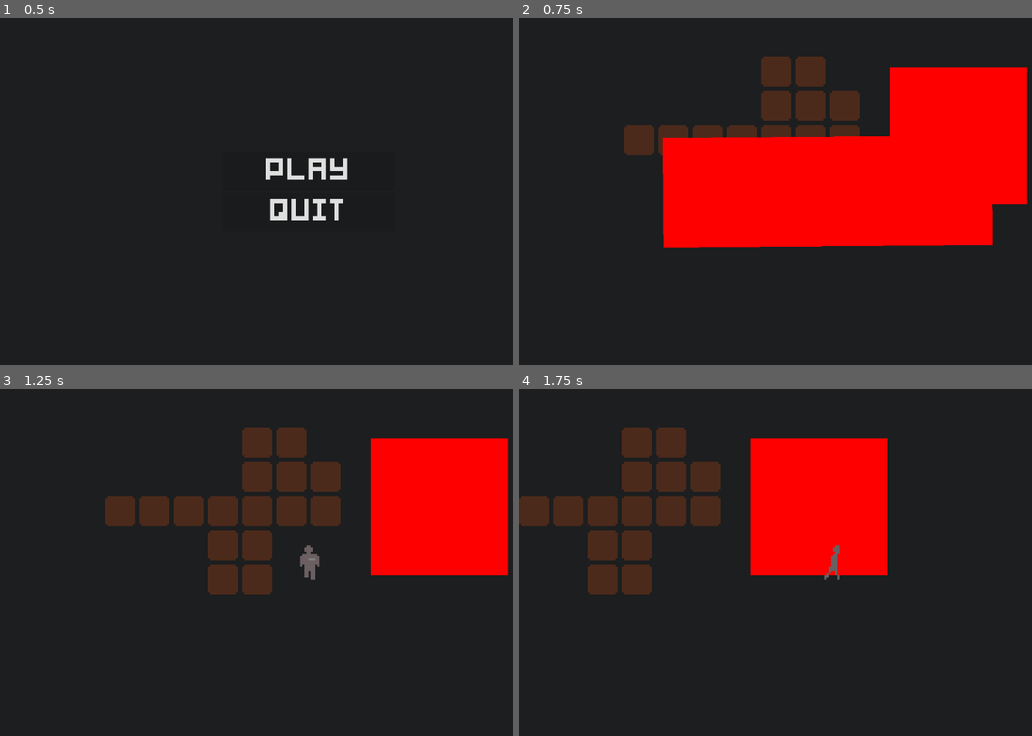
Above: before the commit, frames 1-4 (two rows, left to right).
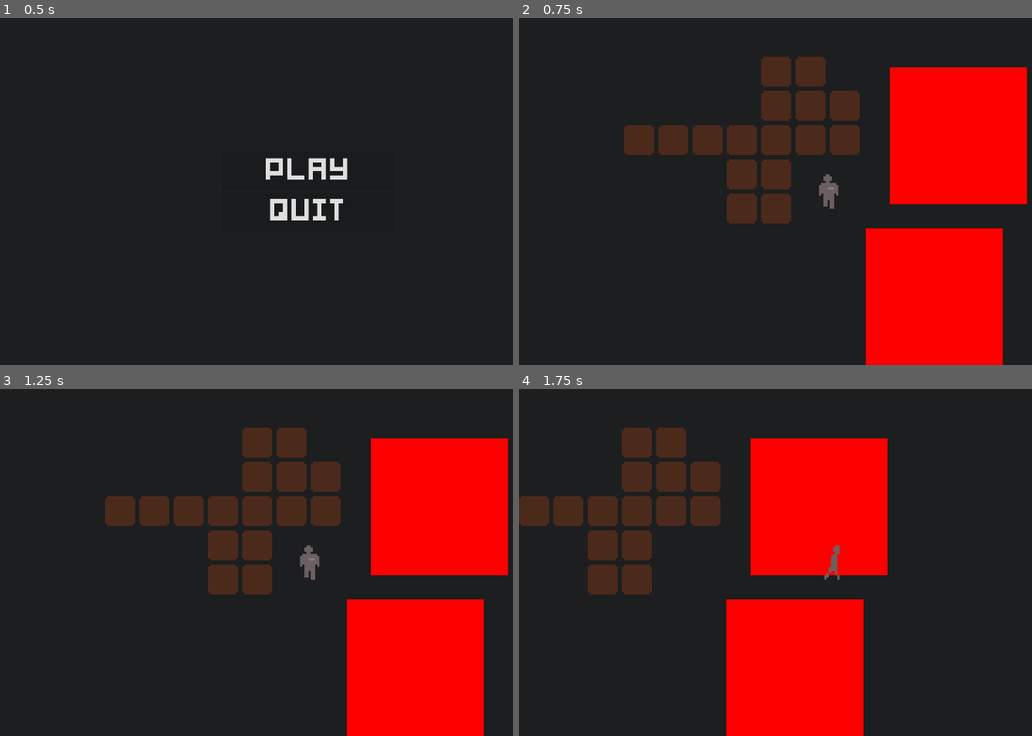
Above: after the commit, the same moments.

Repository: impstudio2024/gwj74
Game: Godot game, scene res://scenes/mainmenu.tscn
Two runs of this game, one before a commit and one after it. Both use one fixed random seed, a clock stepped at 60 frames per second and the inputs below. The engine's default icon, where the game draws it, is replaced by a stand-in: a white triangle on a blue panel in a dark square.
Inputs:
- Up to frame 1 (0.5 s): no input
- Up to frame 2 (0.75 s): click "PLAY" at 0.5 s
- Up to frame 3 (1.25 s): no input
- Up to frame 4 (1.75 s): tap Enter (ui_accept) at 1.25, 1.52, 1.55 s; hold D (move_right) from 1.28 s (still down); tap E (interact) at 1.35 s

Frame 1 is identical in both runs. In frame 2, 25% of the frame differs, in the area x 28-95%, y 34-100%; in frame 3, 11%; in frame 4, 11%.

Commit message:
bed scene + day counter

Diff:
--- a/godotwildjam2024_2dtopdownhorror/assets/sprites/floors.tres
+++ b/godotwildjam2024_2dtopdownhorror/assets/sprites/floors.tres
@@ -294,34 +294,24 @@
 18:0/0/y_sort_origin = -32
 9:17/0 = 0
 9:17/0/y_sort_origin = -32
-9:17/0/terrain = 9
 8:17/0 = 0
 8:17/0/y_sort_origin = -32
-8:17/0/terrain = 8
 7:17/0 = 0
 7:17/0/y_sort_origin = -32
-7:17/0/terrain = 7
 6:17/0 = 0
 6:17/0/y_sort_origin = -32
-6:17/0/terrain = 6
 5:17/0 = 0
 5:17/0/y_sort_origin = -32
-5:17/0/terrain = 5
 4:17/0 = 0
 4:17/0/y_sort_origin = -32
-4:17/0/terrain = 4
 3:17/0 = 0
 3:17/0/y_sort_origin = -32
-3:17/0/terrain = 3
 2:17/0 = 0
 2:17/0/y_sort_origin = -32
-2:17/0/terrain = 2
 1:17/0 = 0
 1:17/0/y_sort_origin = -32
-1:17/0/terrain = 1
 0:17/0 = 0
 0:17/0/y_sort_origin = -32
-0:17/0/terrain = 0
 4:15/0 = 0
 4:15/0/y_sort_origin = -32
 3:15/0 = 0
--- a/godotwildjam2024_2dtopdownhorror/scenes/computer_scene.tscn
+++ b/godotwildjam2024_2dtopdownhorror/scenes/computer_scene.tscn
@@ -19,6 +19,8 @@
 }]
 
 [node name="ComputerScene" type="TextureRect"]
+modulate = Color(1, 1, 1, 0)
+z_index = 2
 offset_left = -84.0
 offset_top = -46.0
 offset_right = 588.0
--- /dev/null
+++ b/godotwildjam2024_2dtopdownhorror/scenes/interactible_objects/bed.gd
@@ -0,0 +1,7 @@
+extends InteractableObject
+
+
+func interact():
+	if len(get_parent().get_node("PlayerCamera").get_children()) == 1:
+		Global.day_counter += 1
+		get_parent().get_node("PlayerCamera").black_screen()
--- /dev/null
+++ b/godotwildjam2024_2dtopdownhorror/scenes/interactible_objects/bed.tscn
@@ -0,0 +1,18 @@
+[gd_scene load_steps=4 format=3 uid="uid://bsc4kh6wml84b"]
+
+[ext_resource type="Script" path="res://scenes/interactible_objects/bed.gd" id="1_dqyb3"]
+[ext_resource type="Texture2D" uid="uid://dhyw0poqknwnp" path="res://sprites/test_sprites/transparency_check.png" id="2_ew1fa"]
+
+[sub_resource type="RectangleShape2D" id="RectangleShape2D_n68et"]
+size = Vector2(64, 63)
+
+[node name="Bed" type="Area2D"]
+script = ExtResource("1_dqyb3")
+
+[node name="CollisionShape2D" type="CollisionShape2D" parent="."]
+position = Vector2(34, 31.5)
+shape = SubResource("RectangleShape2D_n68et")
+
+[node name="TransparencyCheck" type="Sprite2D" parent="."]
+position = Vector2(34, 31)
+texture = ExtResource("2_ew1fa")
--- a/godotwildjam2024_2dtopdownhorror/scenes/minigames/gearshifting (not working)/clock_gearshifting.tscn
+++ b/godotwildjam2024_2dtopdownhorror/scenes/minigames/gearshifting (not working)/clock_gearshifting.tscn
@@ -2,6 +2,7 @@
 
 [node name="ClockGearshifting (not working)" type="Control"]
 layout_mode = 3
+anchors_preset = 0
 offset_left = -288.0
 offset_top = -162.0
 offset_right = 864.0
--- a/godotwildjam2024_2dtopdownhorror/scenes/player_camera.tscn
+++ b/godotwildjam2024_2dtopdownhorror/scenes/player_camera.tscn
@@ -1,7 +1,6 @@
-[gd_scene load_steps=3 format=3 uid="uid://f8ud243oy7i6"]
+[gd_scene load_steps=2 format=3 uid="uid://f8ud243oy7i6"]
 
 [ext_resource type="Script" path="res://scripts/player_camera.gd" id="1_8l7kn"]
-[ext_resource type="PackedScene" uid="uid://bs4s6ap5pcobm" path="res://scenes/minigames/balance_game/balance_game.tscn" id="2_scag8"]
 
 [node name="PlayerCamera" type="Camera2D"]
 top_level = true
@@ -10,4 +9,10 @@
 zoom = Vector2(4, 4)
 script = ExtResource("1_8l7kn")
 
-[node name="BalanceGame" parent="." instance=ExtResource("2_scag8")]
+[node name="ColorRect" type="ColorRect" parent="."]
+modulate = Color(0, 0, 0, 0)
+z_index = 1
+offset_left = -200.0
+offset_top = -115.0
+offset_right = 200.0
+offset_bottom = 120.0
--- a/godotwildjam2024_2dtopdownhorror/scenes/polygon_level.tscn
+++ b/godotwildjam2024_2dtopdownhorror/scenes/polygon_level.tscn
@@ -7,6 +7,7 @@
 [ext_resource type="TileSet" uid="uid://dlgnrl6b7g771" path="res://assets/sprites/walls_interior.tres" id="5_6d0ax"]
 [ext_resource type="TileSet" uid="uid://8372su7gbrs0" path="res://assets/sprites/exteriors.tres" id="5_ro27s"]
 [ext_resource type="TileSet" uid="uid://cxh156pco5kjh" path="res://assets/sprites/floors.tres" id="6_3mltu"]
+[ext_resource type="PackedScene" uid="uid://bsc4kh6wml84b" path="res://scenes/interactible_objects/bed.tscn" id="8_34lk6"]
 
 [node name="PolygonLevel" type="Node2D"]
 y_sort_enabled = true
@@ -38,3 +39,6 @@
 y_sort_enabled = true
 tile_map_data = PackedByteArray("AABA/6b/AQADAAsAAABB/6b/AQADAAwAAABB/6f/AQADAAwAAABA/6f/AQADAAsAAAA//6f/AQADAAwAAAA//6 …(2480 unchanged characters)…
 tile_set = ExtResource("5_ro27s")
+
+[node name="Bed" parent="." instance=ExtResource("8_34lk6")]
+position = Vector2(15.7151, 18.2377)
--- a/godotwildjam2024_2dtopdownhorror/scripts/computer_scene.gd
+++ b/godotwildjam2024_2dtopdownhorror/scripts/computer_scene.gd
@@ -2,18 +2,24 @@
 @onready var player = Global.get_grandparent(self,2).get_node("Player")
 var message_printed = false
 var add_underscore = false
+var message_is_printing = false
 func _ready():
 	player.controllable = false
-	print_message("Lorem ipsum dolor sit amet, consectetur adipiscing elit, sed do eiusmod tempor incididunt ut labore et dolore magna aliqua. Ut enim ad minim veniam, quis nostrud exercitation ullamco laboris nisi ut aliquip ex ea commodo consequat. Duis aute irure dolor in reprehenderit in voluptate velit esse cillum dolore eu fugiat nulla pariatur. Excepteur sint occaecat cupidatat non proident, sunt in culpa qui officia deserunt mollit anim id est laborum.")
-
+func _process(delta):
+	if Input.is_action_just_pressed("interact"):
+		close()
+	if modulate[3] >= 1 and !message_is_printing:
+		print_message("Lorem ipsum dolor sit amet, consectetur adipiscing elit, sed do eiusmod tempor incididunt ut labore et dolore magna aliqua. Ut enim ad minim veniam, quis nostrud exercitation ullamco laboris nisi ut aliquip ex ea commodo consequat. Duis aute irure dolor in reprehenderit in voluptate velit esse cillum dolore eu fugiat nulla pariatur. Excepteur sint occaecat cupidatat non proident, sunt in culpa qui officia deserunt mollit anim id est laborum.")
 func close():
 	if message_printed:
 		player.controllable = true
+		get_parent().black_screen()
 		queue_free()
 	else:
 		message_printed = true
 
 func print_message(text):
+	message_is_printing = true
 	for character in text:
 		if message_printed:
 			get_node("ConsoleText").text = text
--- a/godotwildjam2024_2dtopdownhorror/scripts/global.gd
+++ b/godotwildjam2024_2dtopdownhorror/scripts/global.gd
@@ -1,7 +1,7 @@
 extends Node
+var day_counter = 1
 
-
-func get_grandparent(node : Node,parent_generation : int):
+func get_grandparent(node : Node, parent_generation : int):
 	var i = 0
 	var parent = node
 	while i < parent_generation:
--- a/godotwildjam2024_2dtopdownhorror/scripts/player.gd
+++ b/godotwildjam2024_2dtopdownhorror/scripts/player.gd
@@ -20,6 +20,7 @@
 		velocity.y += 1
 	if Input.is_action_pressed("move_right"):
 		velocity.x += 1
+
 	if velocity:
 		if is_equal_approx(PI / 2, velocity.angle()):
 			sprite.play("moving_down")
--- a/godotwildjam2024_2dtopdownhorror/scripts/player_camera.gd
+++ b/godotwildjam2024_2dtopdownhorror/scripts/player_camera.gd
@@ -7,3 +7,18 @@
 
 func _process(delta):
 	position = get_parent().get_node("Player").position
+
+func black_screen():
+	if len(get_children()) == 1:
+		while $ColorRect.modulate[3] < 1.0:
+			$ColorRect.modulate[3] += 0.2
+			await get_tree().create_timer(get_process_delta_time()*10).timeout
+		add_child(load("res://scenes/computer_scene.tscn").instantiate())
+		while get_child(len(get_children())-1).modulate[3] < 1:
+			get_child(len(get_children())-1).modulate[3] += 0.2
+			await get_tree().create_timer(get_process_delta_time()*10).timeout
+	else:
+		$ColorRect.modulate[3] = 1.0
+		while $ColorRect.modulate[3] > 0:
+			$ColorRect.modulate[3] -= 0.2
+			await get_tree().create_timer(get_process_delta_time()*10).timeout
Not shown: 1 places in godotwildjam2024_2dtopdownhorror/scenes/polygon_level.tscn that only renumber resources
